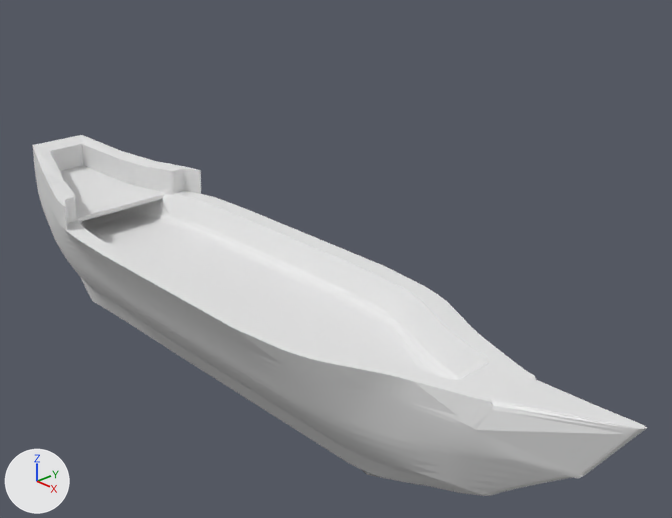
What one commit did to the Blender file PA11/models/Ship.blend.
One viewpoint serves both versions: a camera (50 mm lens) standing at (11.11, -8.37, 6.71) and looking at (1.4, 0.73, 0.9). Arrows for +X, +Y and +Z are at lower left; the lights stay in place.

The first picture shows 'Ship'.
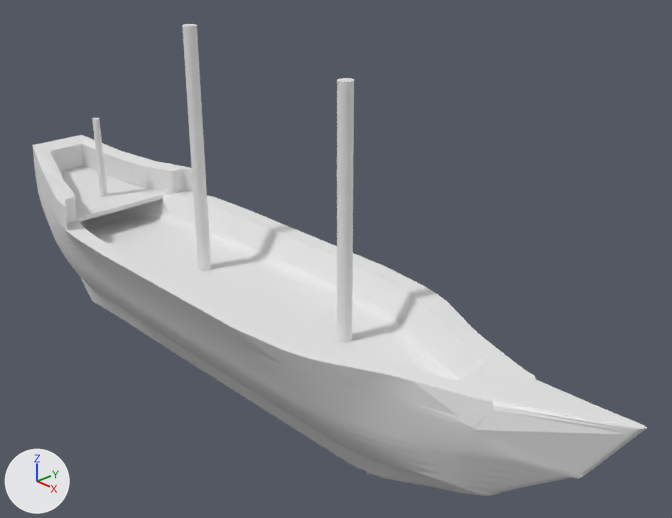
Diff of the bpy script that builds the scene:
```diff
--- a/PA11/models/Ship.blend.py
+++ b/PA11/models/Ship.blend.py
@@ me_cube_002 @@
 # used by ob_ship; location = (-0.27, 0.0, 0.52); scale = (1.96, 1.16, 0.733)
-me_cube_002.from_pydata(...)  # 1638 vertices, 1628 faces; spans x -2.95..3.78, y -1.31..1.31, z -3.27..1.17
+me_cube_002.from_pydata(...)  # 1830 vertices, 1727 faces; spans x -2.95..3.78, y -1.31..1.31, z -3.27..5.09
+# me_cube_002 part 1: a new loose piece of 64 vertices spanning x -2.12..-2.05, y -0.06..0.06, z 0.14..2.21
+# me_cube_002 part 2: a new loose piece of 64 vertices spanning x -0.49..-0.37, y -0.1..0.1, z -0.51..5.09
+# me_cube_002 part 3: a new loose piece of 64 vertices spanning x 1.29..1.4, y -0.1..0.1, z -0.51..4.72
```

Where the change shows, as pixel boxes (x1, y1, x2, y2) in the pictures (672 x 518 px):
'Ship', reshaped (31% taller): before (32, 135, 647, 496); after (32, 24, 647, 496)
part 1 of me_cube_002, added: after (92, 118, 107, 196)
part 2 of me_cube_002, added: after (182, 24, 211, 271)
part 3 of me_cube_002, added: after (337, 78, 354, 343)
